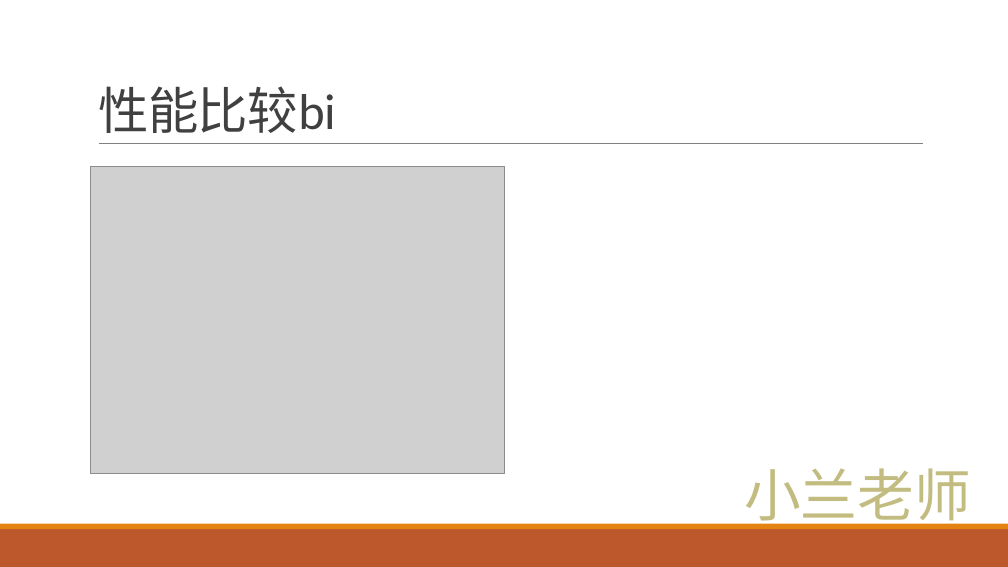
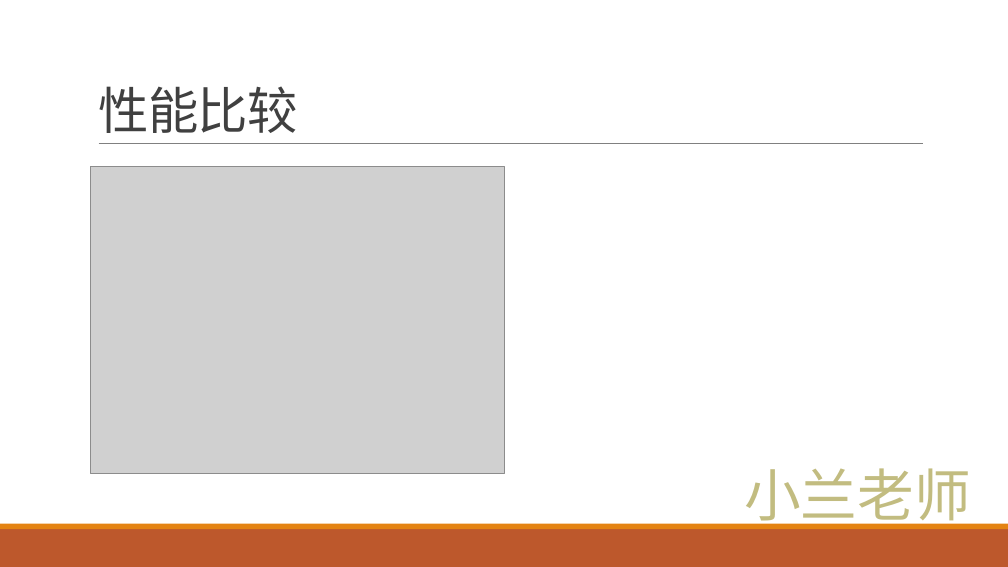
Before and after one commit to tomLan7/-ppt, a slide deck: slide 5 of 3_算法复杂度.pptx. Drawn at 1008x567 pixels with LibreOffice and Linux fonts; fonts in the diff are those of the drawing; grey boxes stand for pictures. Boxes give left, top, right and bottom in pixels: in the first picture for what was removed or moved away, otherwise in the second. Text is boxed around its words. In the diff, an @@ line names an element or a change of style, - is before the commit and + after.

Commit message:
一处标题错误

```diff
--- a/3_算法复杂度.pptx
+++ b/3_算法复杂度.pptx
@@ title at box(98, 86, 298, 133): text changed @@
-性能比较bi
+性能比较
```
